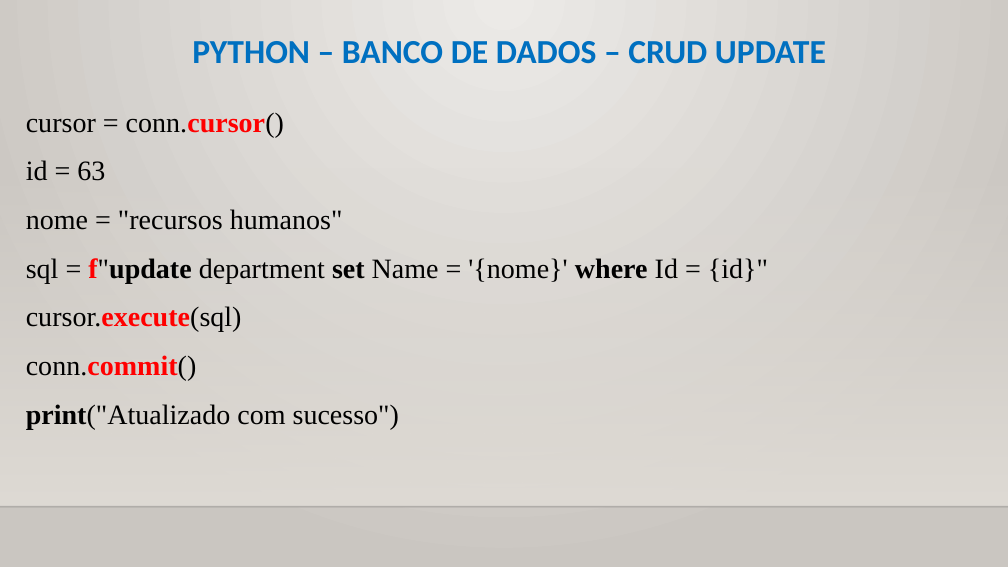
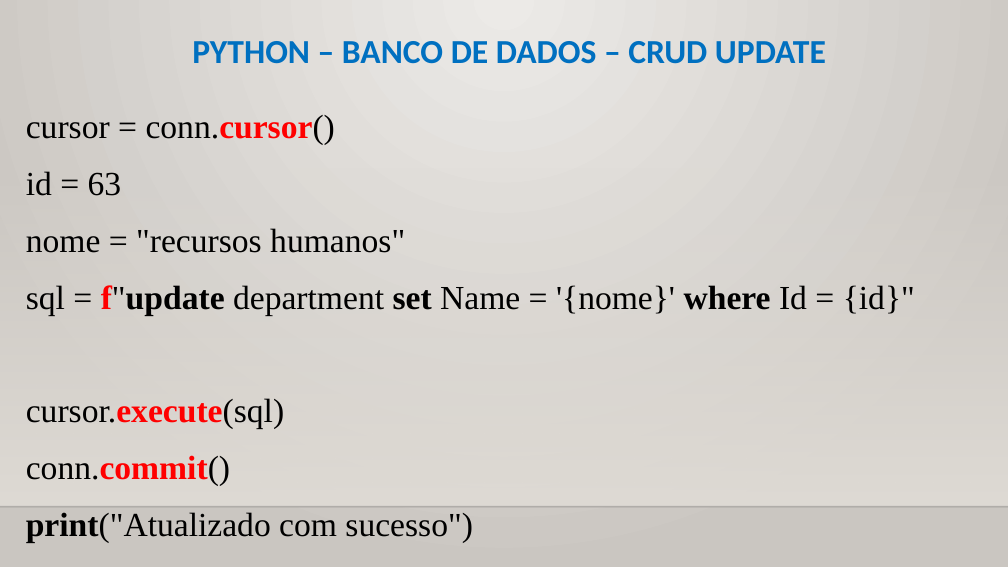
Before and after one commit to CloudEducationBrazil/WydenPythonParadigmas, a slide deck: slide 9 of 01 Classes/Aula 12, 13 Programação Python - Banco de Dados.pptx (slide 8 before the commit). Drawn at 1008x567 pixels with LibreOffice and Linux fonts; fonts in the diff are those of the drawing; background and template pictures are left out. Boxes give left, top, right and bottom in pixels: in the first picture for what was removed or moved away, otherwise in the second. Text is boxed around its words. In the diff, an @@ line names an element or a change of style, - is before the commit and + after.

Commit message:
PPTs Python 28Maio2022

```diff
--- a/01 Classes/Aula 12, 13 Programação Python - Banco de Dados.pptx
+++ b/01 Classes/Aula 12, 13 Programação Python - Banco de Dados.pptx
@@ text "cursor = conn.cursor()" at bbox=[26, 115, 915, 543]: size 20 to 24 pt @@
```
Also in this commit, not shown: 4 other slides changed, 1 slide added.
